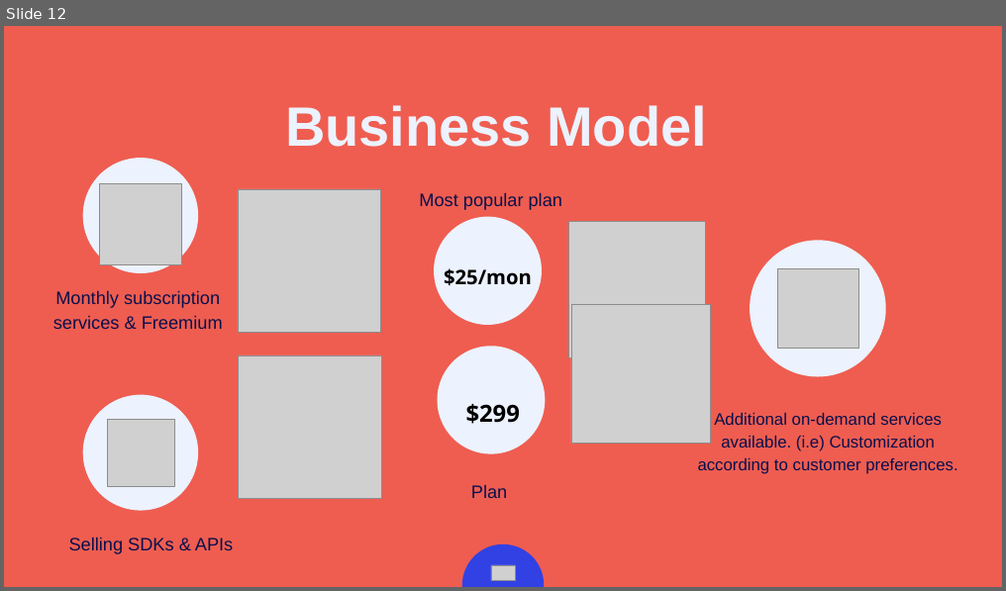
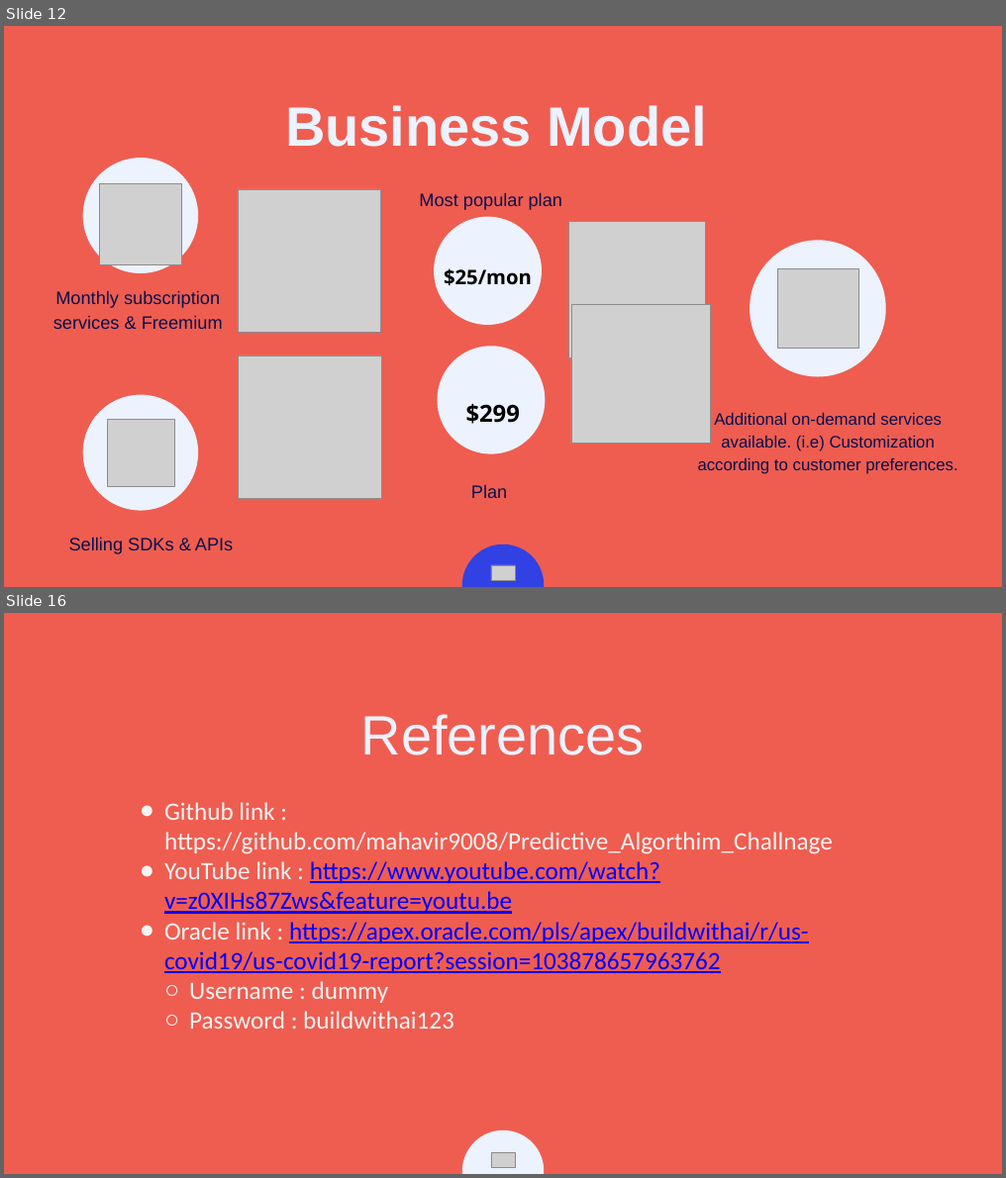
Before and after one commit to Techiefrankie/Predictive_Algorthim_Challnage, a slide deck: Predection CTRL.pptx. Shown one above the other, each under a label of ours: slide 12 before the commit, slides 12 and 16 after it; the slides between them are not shown. The pictures are 1006x591 and 1006x1178 pixels, drawn with LibreOffice and Linux fonts; fonts in the diff are those of the drawing; grey boxes stand for pictures. Boxes give left, top, right and bottom in pixels: in the first picture for what was removed or moved away, otherwise in the second. Text is boxed around its words. In the diff, an @@ line names an element or a change of style, - is before the commit and + after.

```diff
--- a/Predection CTRL.pptx
+++ b/Predection CTRL.pptx
@@ slide 16 added at bbox=[4, 613, 1002, 1174], background #EF5D50 @@
@@ text added at bbox=[361, 714, 645, 756], 80 pt, text #ECF2FE @@
+References
@@ text added at bbox=[164, 802, 833, 1029], 36 pt, text #0000FF, underline @@
+● Github link : https://github.com/mahavir9008/Predictive_Algorthim_Challnage
+● YouTube link : https://www.youtube.com/watch?v=z0XIHs87Zws&feature=youtu.be
+● Oracle link : https://apex.oracle.com/pls/apex/buildwithai/r/us-covid19/us-covid19-report?session=103878657963762
+  ○ Username : dummy
+  ○ Password : buildwithai123
@@ freeform shape added at bbox=[462, 1131, 544, 1174], fill #ECF2FE @@
@@ picture added at bbox=[491, 1153, 515, 1167] @@
```
Also in this commit, not shown: 3 slides changed, 2 other slides added, 3 slides removed, 1 other file.
